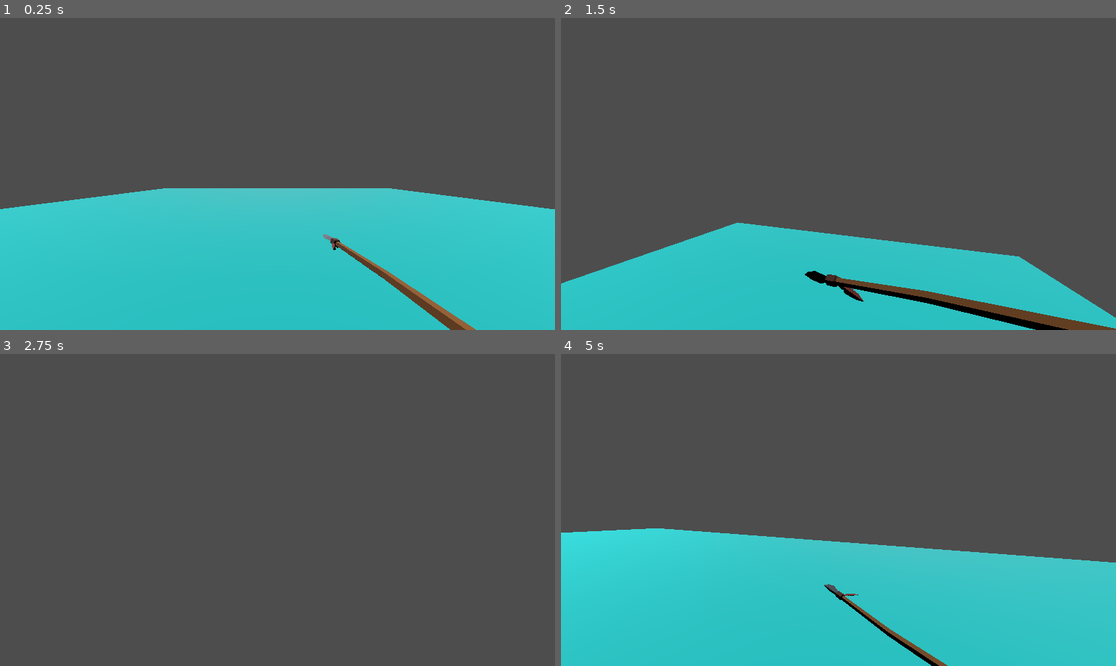
Above: before the commit, frames 1-4 (two rows, left to right).
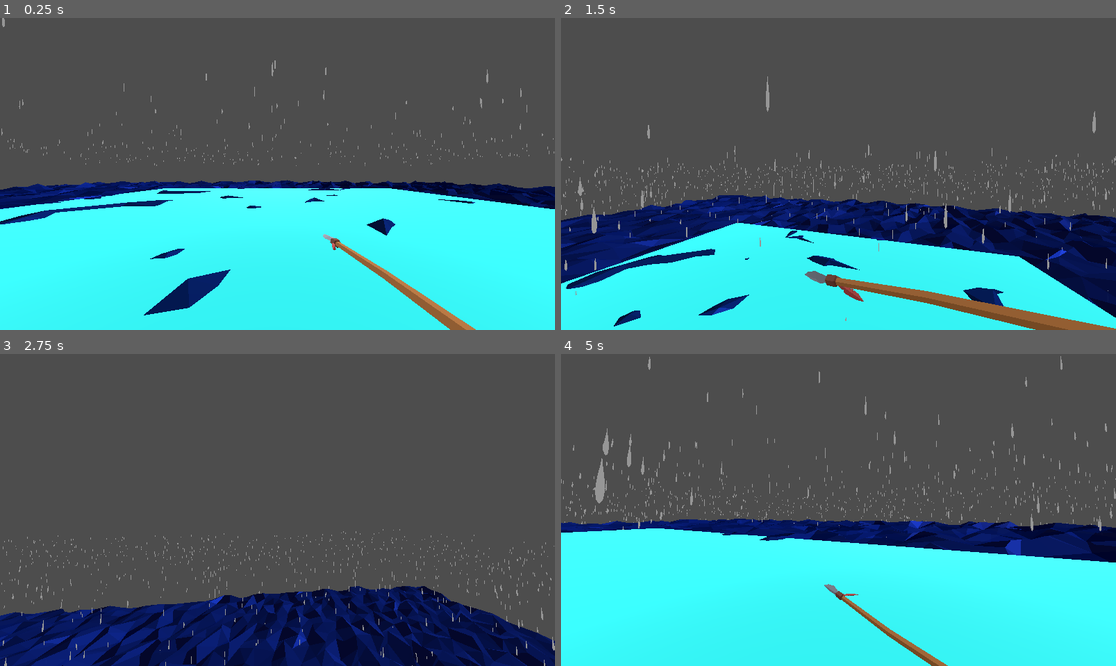
Above: after the commit, the same moments.

Repository: Salach-Malejkum/brackeys-game-jam
Game: Godot game, scene res://Scenes/cheems_testing_stuff.tscn
The game is run twice, just before and just after one commit, with the same random seed, the same clock (stepped at 60 frames per second) and the same inputs.
Inputs (mouse positions are in pixels of both pictures, inside the frame that each line leads up to):
- Up to frame 1 (0.25 s): no input
- Up to frame 2 (1.5 s): move the mouse to (866, 174) at 0.52 s; hold Right mouse button (fishing) 0.53-1.28 s; hold W (up) from 0.53 s (still down); tap Space (jump) at 0.77 s; move the mouse to (810, 174) at 1.27 s; right-click (810, 174) at 1.35 s
- Up to frame 3 (2.75 s): keep holding W (up); tap Space (jump) at 1.52 s; move the mouse to (288, 503) at 2.02 s; hold Right mouse button (fishing) from 2.03 s (still down)
- Up to frame 4 (5 s): keep holding W (up); move the mouse to (832, 516) at 2.77 s; release Right mouse button (fishing) at 2.78 s; right-click (832, 516) at 2.85 s; tap Space (jump) at 3.02, 3.77, 4.52 s; move the mouse to (877, 513) at 3.52 s; hold Right mouse button (fishing) 3.53-4.28 s; move the mouse to (794, 506) at 4.27 s; right-click (794, 506) at 4.35 s

The runs differ from the first frame. In frame 1, 47% of the frame differs, in the area x 0-100%, y 0-100%; in frame 2, 41%; in frame 3, 21%; in frame 4, 47%.

Commit message:
Water good, light good, rain nice, no fog

Diff:
--- /dev/null
+++ b/Materials/water.tres
@@ -0,0 +1,17 @@
+[gd_resource type="PlaneMesh" load_steps=3 format=3 uid="uid://hmn3tgjvdi3q"]
+
+[ext_resource type="Shader" path="res://Shaders/water.gdshader" id="1_ch62t"]
+
+[sub_resource type="ShaderMaterial" id="ShaderMaterial_fwi4a"]
+render_priority = 0
+shader = ExtResource("1_ch62t")
+shader_parameter/out_color = Color(0.0942015, 0.238703, 0.872069, 1)
+shader_parameter/amount = 0.782
+shader_parameter/beer_factor = 60.0
+
+[resource]
+lightmap_size_hint = Vector2i(502, 502)
+material = SubResource("ShaderMaterial_fwi4a")
+size = Vector2(100, 100)
+subdivide_width = 50
+subdivide_depth = 50
--- a/Scenes/cheems_testing_stuff.tscn
+++ b/Scenes/cheems_testing_stuff.tscn
@@ -1,6 +1,7 @@
-[gd_scene load_steps=12 format=4 uid="uid://suevf8a0atn6"]
+[gd_scene load_steps=13 format=4 uid="uid://17x0rjly3mv2"]
 
 [ext_resource type="Script" path="res://Scripts/player_test.gd" id="1_2vu2h"]
+[ext_resource type="PackedScene" uid="uid://16p1yvjabqjr" path="res://Scenes/water.tscn" id="2_o367w"]
 
 [sub_resource type="CapsuleMesh" id="CapsuleMesh_okgwn"]
 
@@ -161,7 +162,6 @@
 transform = Transform3D(1, 0, 0, 0, 1, 0, 0, 0, 1, 0.536857, -0.717184, -0.0891625)
 
 [node name="RigidBody3D" type="RigidBody3D" parent="PlayerTest/CamRotate/Head/Camera3D/RightHand"]
-transform = Transform3D(1, 0, 0, 0, 1, 0, 0, 0, 1, 0, 0, 0)
 mass = 0.001
 gravity_scale = 0.0
 
@@ -182,3 +182,5 @@
 material_override = SubResource("StandardMaterial3D_pwih4")
 use_collision = true
 size = Vector3(35.7578, 1, 49.8245)
+
+[node name="Enviroment" parent="." instance=ExtResource("2_o367w")]
--- a/Scenes/water.tscn
+++ b/Scenes/water.tscn
@@ -1,21 +1,63 @@
-[gd_scene load_steps=4 format=3 uid="uid://16p1yvjabqjr"]
+[gd_scene load_steps=7 format=3 uid="uid://16p1yvjabqjr"]
 
-[ext_resource type="Shader" path="res://Shaders/water.gdshader" id="1_sv6ru"]
+[ext_resource type="PlaneMesh" uid="uid://hmn3tgjvdi3q" path="res://Materials/water.tres" id="1_ko5v3"]
 
-[sub_resource type="ShaderMaterial" id="ShaderMaterial_fwi4a"]
-render_priority = 0
-shader = ExtResource("1_sv6ru")
-shader_parameter/out_color = Color(0.0856348, 0.22192, 0.856673, 1)
-shader_parameter/amount = 0.8
-shader_parameter/beer_factor = 50.0
+[sub_resource type="Environment" id="Environment_7h5h8"]
+volumetric_fog_enabled = true
 
-[sub_resource type="PlaneMesh" id="PlaneMesh_7fi5l"]
-material = SubResource("ShaderMaterial_fwi4a")
-size = Vector2(100, 100)
-subdivide_width = 50
-subdivide_depth = 50
+[sub_resource type="ParticleProcessMaterial" id="ParticleProcessMaterial_wk7ng"]
+emission_shape = 3
+emission_box_extents = Vector3(100, 0.5, 100)
+direction = Vector3(0, -1, 0)
+spread = 5.0
+initial_velocity_min = 15.0
+initial_velocity_max = 15.0
+color = Color(0.694118, 0.694118, 0.694118, 1)
+hue_variation_min = -2.23517e-08
+hue_variation_max = -2.23517e-08
+collision_mode = 2
 
-[node name="Water" type="Node3D"]
+[sub_resource type="Curve" id="Curve_dl7rp"]
+max_value = 0.1
+_data = [Vector2(0, 0), 0.0, 0.0, 0, 0, Vector2(0.966477, 0.0559233), -0.397655, -0.397655, 0, 0, Vector2(1, 0), 0.0, 0.0, 0, 0]
+point_count = 3
+
+[sub_resource type="StandardMaterial3D" id="StandardMaterial3D_io3g4"]
+cull_mode = 2
+shading_mode = 0
+vertex_color_use_as_albedo = true
+albedo_color = Color(0.847059, 0.847059, 0.847059, 1)
+use_particle_trails = true
+
+[sub_resource type="RibbonTrailMesh" id="RibbonTrailMesh_513cm"]
+material = SubResource("StandardMaterial3D_io3g4")
+curve = SubResource("Curve_dl7rp")
+
+[node name="Enviroment" type="Node3D"]
+
+[node name="WorldEnvironment" type="WorldEnvironment" parent="."]
+environment = SubResource("Environment_7h5h8")
+
+[node name="GPUParticles3D" type="GPUParticles3D" parent="."]
+transform = Transform3D(1, 0, 0, 0, 1, 0, 0, 0, 1, 0, 11.796, 0)
+amount = 5000
+lifetime = 0.67
+randomness = 0.89
+visibility_aabb = AABB(-50, -12, -50, 100, 20, 100)
+trail_enabled = true
+trail_lifetime = 0.01
+process_material = SubResource("ParticleProcessMaterial_wk7ng")
+draw_pass_1 = SubResource("RibbonTrailMesh_513cm")
 
 [node name="MeshInstance3D" type="MeshInstance3D" parent="."]
-mesh = SubResource("PlaneMesh_7fi5l")
+mesh = ExtResource("1_ko5v3")
+
+[node name="GPUParticlesCollisionBox3D" type="GPUParticlesCollisionBox3D" parent="MeshInstance3D"]
+size = Vector3(100, 1, 100)
+
+[node name="Camera3D" type="Camera3D" parent="."]
+transform = Transform3D(0.996863, 0.0357921, -0.070602, 2.66907e-08, 0.891931, 0.452171, 0.079157, -0.450752, 0.889132, 0, 4.07522, 8.07173)
+
+[node name="DirectionalLight3D" type="DirectionalLight3D" parent="."]
+transform = Transform3D(0.419626, 0.639122, -0.644544, 0, 0.710087, 0.704114, 0.907697, -0.295465, 0.297971, -23.8615, 6.7224, 1.93728)
+light_angular_distance = 80.0
--- /dev/null
+++ b/Shaders/sky.gdshader
@@ -0,0 +1,113 @@
+////////////// THIS IS THE SHADERCODE FOR THE TOP PART, BOTTOM PART CAN BE FOUND LOWER //////////////
+
+shader_type spatial;
+
+render_mode blend_mix, cull_disabled;
+
+//This is where we set up the shader parameters so we can tweak the shader in real time later.
+
+uniform sampler2D Noise1;
+uniform float timeScale1;
+uniform float timeScale2;
+uniform float cloud1worldScale;
+uniform float cloud2worldScale;
+uniform float displacementStrength;
+
+//This is the vertexshader
+
+void vertex()
+{
+	//Time is multiplied by cloudSpeed1 & cloudSpeed2, to give us control to tweak how fast the clouds are moving.
+	float cloudSpeed1 = timeScale1 * TIME;
+	float cloudSpeed2 = timeScale2 * TIME;
+
+	//Here we set the UV for the texture to be world position stretched over X and Z axis
+	vec2 world_pos = (vec4(VERTEX,1.f) ).xz;
+
+	//Two different UV's are made here for the clouds, they will move in different directions in the world x-axis but in the same direction in world z-axis
+	vec2 Cloud1UV = vec2((world_pos.x * cloud1worldScale) + cloudSpeed1 ,(world_pos.y * cloud1worldScale) + cloudSpeed1);
+	vec2 Cloud2UV = vec2((world_pos.x * cloud2worldScale) - cloudSpeed2 ,(world_pos.y * cloud2worldScale) + cloudSpeed2);
+
+	//Noise-textures are sampled and assigned the UV's created earlier
+	vec4 Cloud1 = texture(Noise1, Cloud1UV) ;
+	vec4 Cloud2 = texture(Noise1, Cloud2UV) ;
+
+	//Multiplying the Cloud noise-textures here, this resulting in them seemingly "melting together". We then normalize the result to make sure it's between -1 and 1.
+	vec4 CloudCombined = normalize(Cloud1 * Cloud2);
+
+	//Position of the vertex in y-space is moved based on the combined clouds and the parameter displacementStrength so we can tweak it in real time.
+	VERTEX.y = VERTEX.y + CloudCombined.r * displacementStrength;
+}
+
+uniform float discardHeight;
+
+//This is the pixelshader/fragmentshader
+
+void fragment() {
+
+	//Pixels are taken from viewspace to worldspace by multiplying with the inverse view matrix.
+	vec4 worldVertex = INV_VIEW_MATRIX * vec4(VERTEX, 1.0);
+
+	//Checking if the pixels world position is above the discardheight, if not we discard them since we dont want to render them.
+	if (worldVertex.y > discardHeight)
+		ALBEDO = vec3(1.f,1.f,1.f);
+	else
+		discard;
+}
+
+//////////////// BELOW IS THE SHADER CODE FOR THE BOTTOM PART //////////////
+//
+//shader_type spatial;
+//
+//render_mode blend_mix, cull_disabled;
+//
+////This is where we set up the shader parameters so we can tweak the shader in real time later.
+//
+//uniform sampler2D Noise1;
+//uniform float timeScale1;
+//uniform float timeScale2;
+//uniform float cloud1worldScale;
+//uniform float cloud2worldScale;
+//uniform float displacementStrength;
+//
+////This is the vertexshader
+//
+//void vertex()
+//{
+	////Time is multiplied by cloudSpeed1 & cloudSpeed2, to give us control to tweak how fast the clouds are moving.
+	//float cloudSpeed1 = timeScale1 * TIME;
+	//float cloudSpeed2 = timeScale2 * TIME;
+	//
+	////Here we set the UV for the texture to be world position stretched over X and Z axis
+	//vec2 world_pos = (vec4(VERTEX,1.f) ).xz;
+	//
+	////Two different UV's are made here for the clouds, they will move in different directions in the world x-axis but in the same direction in world z-axis
+	//vec2 Cloud1UV = vec2((world_pos.x * cloud1worldScale) + cloudSpeed1 ,(world_pos.y * cloud1worldScale) + cloudSpeed1);
+	//vec2 Cloud2UV = vec2((world_pos.x * cloud2worldScale) - cloudSpeed2 ,(world_pos.y * cloud2worldScale) + cloudSpeed2);
+	//
+	////Noise-textures are sampled and assigned the UV's created earlier
+	//vec4 Cloud1 = texture(Noise1, Cloud1UV) ;
+	//vec4 Cloud2 = texture(Noise1, Cloud2UV) ;
+	//
+	////Multiplying the Cloud noise-textures here, this resulting in them seemingly "melting together". We then normalize the result to make sure it's between -1 and 1.
+	//vec4 CloudCombined = normalize(Cloud1 * Cloud2);
+	//
+	////Position of the vertex in y-space is moved based on the combined clouds and the parameter displacementStrength so we can tweak it in real time.
+	//VERTEX.y = VERTEX.y + (1.f - CloudCombined.r) * displacementStrength;
+//}
+//
+//uniform float discardHeight;
+//
+////This is the pixelshader/fragmentshader
+//
+//void fragment() {
+	//
+	////Pixels are taken from viewspace to worldspace by multiplying with the inverse view matrix.
+	//vec4 worldVertex = INV_VIEW_MATRIX * vec4(VERTEX, 1.0);
+	//
+	////Checking if the pixels world position is above the discardheight, if not we discard them since we dont want to render them.
+	//if (worldVertex.y < discardHeight)
+		//ALBEDO = vec3(1.f,1.f,1.f);
+	//else
+		//discard;
+//}
--- /dev/null
+++ b/Shaders/sky_bottom.gdshader
@@ -0,0 +1,56 @@
+
+
+shader_type spatial;
+
+render_mode blend_mix, cull_disabled;
+
+//This is where we set up the shader parameters so we can tweak the shader in real time later.
+
+uniform sampler2D Noise1;
+uniform float timeScale1;
+uniform float timeScale2;
+uniform float cloud1worldScale;
+uniform float cloud2worldScale;
+uniform float displacementStrength;
+
+//This is the vertexshader
+
+void vertex()
+{
+	//Time is multiplied by cloudSpeed1 & cloudSpeed2, to give us control to tweak how fast the clouds are moving.
+	float cloudSpeed1 = timeScale1 * TIME;
+	float cloudSpeed2 = timeScale2 * TIME;
+
+	//Here we set the UV for the texture to be world position stretched over X and Z axis
+	vec2 world_pos = (vec4(VERTEX,1.f) ).xz;
+
+	//Two different UV's are made here for the clouds, they will move in different directions in the world x-axis but in the same direction in world z-axis
+	vec2 Cloud1UV = vec2((world_pos.x * cloud1worldScale) + cloudSpeed1 ,(world_pos.y * cloud1worldScale) + cloudSpeed1);
+	vec2 Cloud2UV = vec2((world_pos.x * cloud2worldScale) - cloudSpeed2 ,(world_pos.y * cloud2worldScale) + cloudSpeed2);
+
+	//Noise-textures are sampled and assigned the UV's created earlier
+	vec4 Cloud1 = texture(Noise1, Cloud1UV) ;
+	vec4 Cloud2 = texture(Noise1, Cloud2UV) ;
+
+	//Multiplying the Cloud noise-textures here, this resulting in them seemingly "melting together". We then normalize the result to make sure it's between -1 and 1.
+	vec4 CloudCombined = normalize(Cloud1 * Cloud2);
+
+	//Position of the vertex in y-space is moved based on the combined clouds and the parameter displacementStrength so we can tweak it in real time.
+	VERTEX.y = VERTEX.y + (1.f - CloudCombined.r) * displacementStrength;
+}
+
+uniform float discardHeight;
+
+//This is the pixelshader/fragmentshader
+
+void fragment() {
+
+	//Pixels are taken from viewspace to worldspace by multiplying with the inverse view matrix.
+	vec4 worldVertex = INV_VIEW_MATRIX * vec4(VERTEX, 1.0);
+
+	//Checking if the pixels world position is above the discardheight, if not we discard them since we dont want to render them.
+	if (worldVertex.y < discardHeight)
+		ALBEDO = vec3(1.f,1.f,1.f);
+	else
+		discard;
+}
--- a/project.godot
+++ b/project.godot
@@ -18,6 +18,10 @@
 [autoload]
 
 GlobalVars="*res://Scripts/GlobalVars.gd"
+
+[dotnet]
+
+project/assembly_name="Brackeys Game Jam"
 
 [input]
 
Binary file added: Textures/Circle.png
Not shown, added: Textures/Circle.png.import
